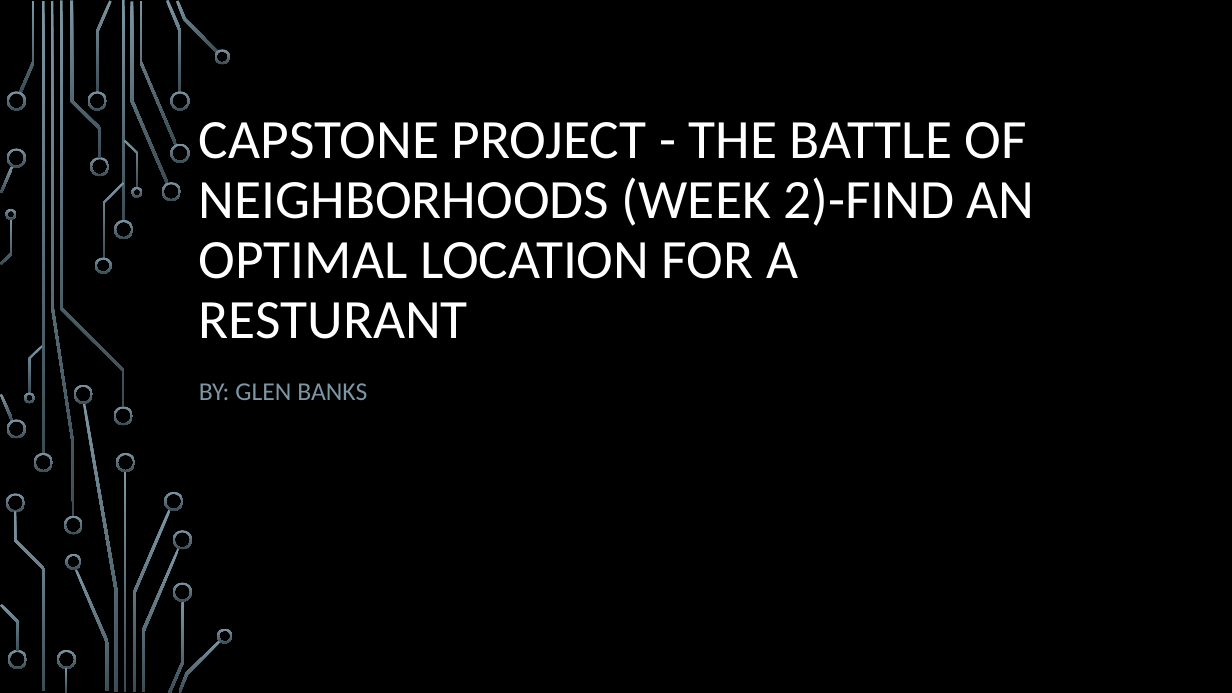
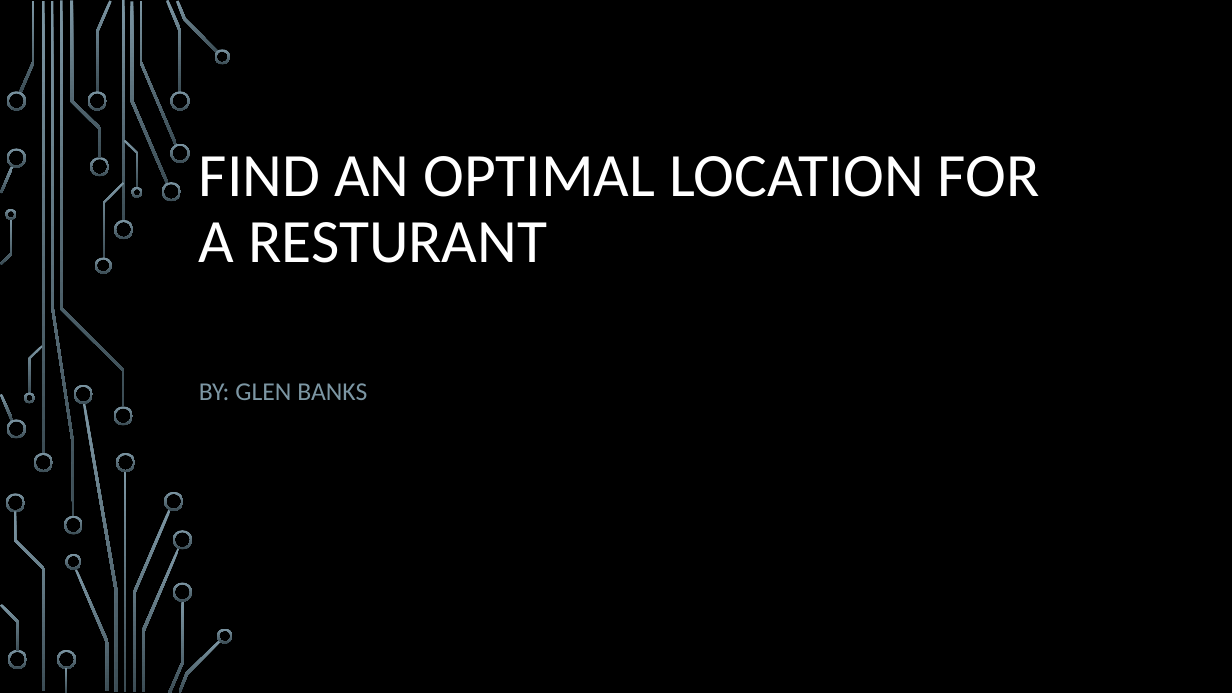
Before and after one commit to banksgd/datasciencecoursera, a slide deck: slide 1 of The Battle of Neighborhoods (week 2) - PPT.pptx. Drawn at 1232x693 pixels with LibreOffice and Linux fonts; fonts in the diff are those of the drawing; background and template pictures are left out. Boxes give left, top, right and bottom in pixels: in the first picture for what was removed or moved away, otherwise in the second. Text is boxed around its words. In the diff, an @@ line names an element or a change of style, - is before the commit and + after.

```diff
--- a/The Battle of Neighborhoods (week 2) - PPT.pptx
+++ b/The Battle of Neighborhoods (week 2) - PPT.pptx
@@ title at box(199, 156, 1040, 263): text changed; size 43.2 to 48 pt @@
-CAPSTONE PROJECT - THE BATTLE OF NEIGHBORHOODS (WEEK 2)-FIND AN OPTIMAL LOCATION FOR A RESTURANT
+FIND AN OPTIMAL LOCATION FOR A RESTURANT
```
Also in this commit, not shown: 6 other slides changed.
